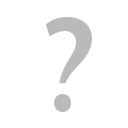
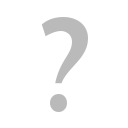
The second 128 x 128 image is a revision of the first. Changes to its layers:
painted on "?" over bbox(41, 17, 92, 112)
